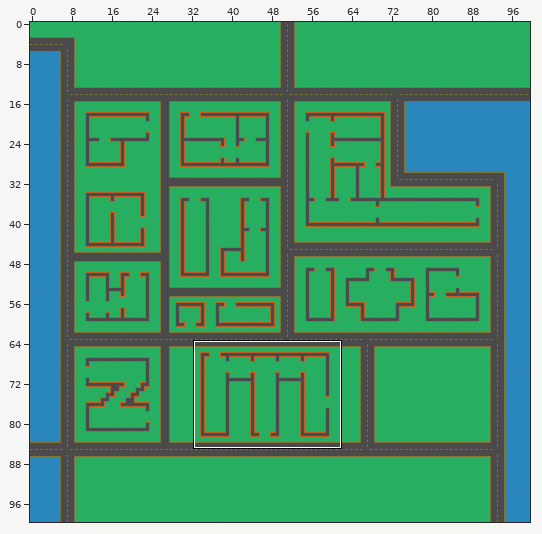
One commit to this Tiled map (JSON): maps/00.json. Above, an overview of the earlier version with the close-up marked.
Close-up. Earlier state:
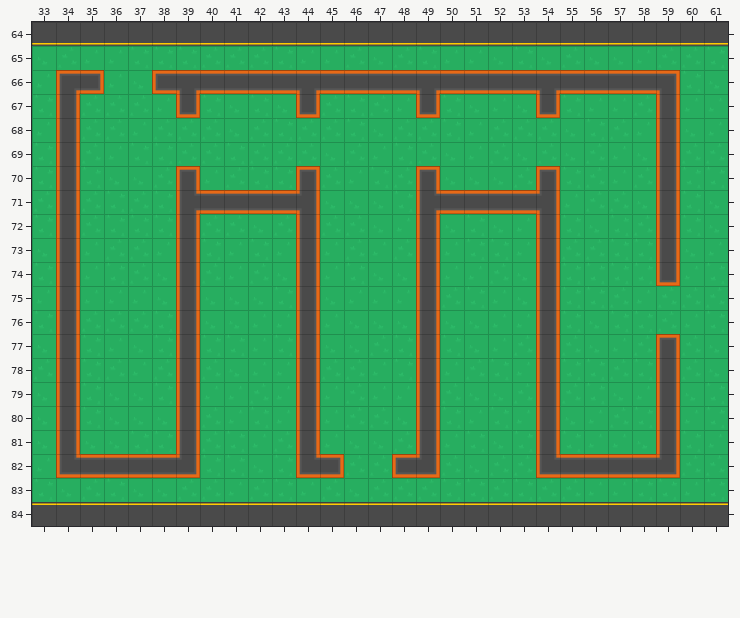
Cells are 64x64 px. Shown: x 33..61, y 64..84. The commit also changed other parts of the map, which this record leaves out.
The same view after the edit:
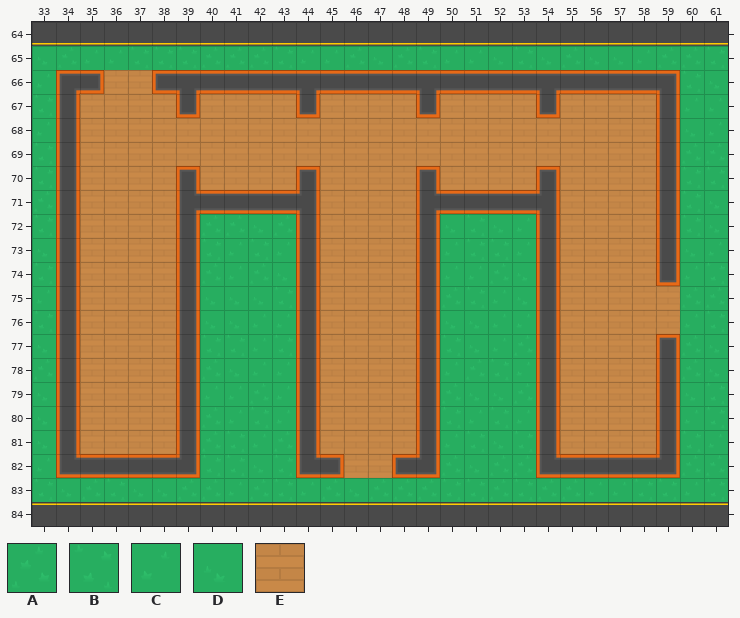
Key: from "tiles": A 0, B 1, C 2, D 3, E 41.
_ is an empty cell.
Difference:
Layer "00":
y 66: x 36..37 CD -> EE
y 67: x 35..38 AAAC -> EEEE; x 40..43 BDBD -> EEEE; x 45..48 ABAC -> EEEE; x 50..53 BDCD -> EEEE; x 55..58 BCCA -> EEEE
y 68: x 35..58 AACAAADABAABDAABCAAADBAC -> EEEEEEEEEEEEEEEEEEEEEEEE
y 69: x 35..58 ACBBAABAAADACBADCADADACD -> EEEEEEEEEEEEEEEEEEEEEEEE
y 70: x 35..38 BDDA -> EEEE; x 40..43 CABB -> EEEE; x 45..48 ACBA -> EEEE; x 50..53 DDDA -> EEEE; x 55..58 BACA -> EEEE
y 71: x 35..38 ABAB -> EEEE; x 45..48 DDDB -> EEEE; x 55..58 CAAD -> EEEE
y 72: x 35..38 ABBB -> EEEE; x 45..48 AADC -> EEEE; x 55..58 BDBA -> EEEE
y 73: x 35..38 CAAC -> EEEE; x 45..48 CACA -> EEEE; x 55..58 AABB -> EEEE
y 74: x 35..38 CBAD -> EEEE; x 45..48 CBDD -> EEEE; x 55..58 BBBB -> EEEE
y 75: x 35..38 CCCD -> EEEE; x 45..48 DCCC -> EEEE; x 55..59 BBACA -> EEEEE
y 76: x 35..38 AAAB -> EEEE; x 45..48 CDDD -> EEEE; x 55..59 BDBBA -> EEEEE
y 77: x 35..38 BCDB -> EEEE; x 45..48 DDAB -> EEEE; x 55..58 ADCA -> EEEE
y 78: x 35..38 BACA -> EEEE; x 45..48 AACB -> EEEE; x 55..58 BBAB -> EEEE
y 79: x 35..38 BDDB -> EEEE; x 45..48 CACC -> EEEE; x 55..58 ABDC -> EEEE
y 80: x 35..38 BDDD -> EEEE; x 45..48 CAAD -> EEEE; x 55..58 DCAB -> EEEE
y 81: x 35..38 DDBB -> EEEE; x 45..48 CDDA -> EEEE; x 55..58 BCCD -> EEEE
y 82: x 46..47 AA -> EE
Boxes around the changes in both close-ups, in picture pixels (x1, y1, x2, y2):
changed: (80, 70, 680, 478)
